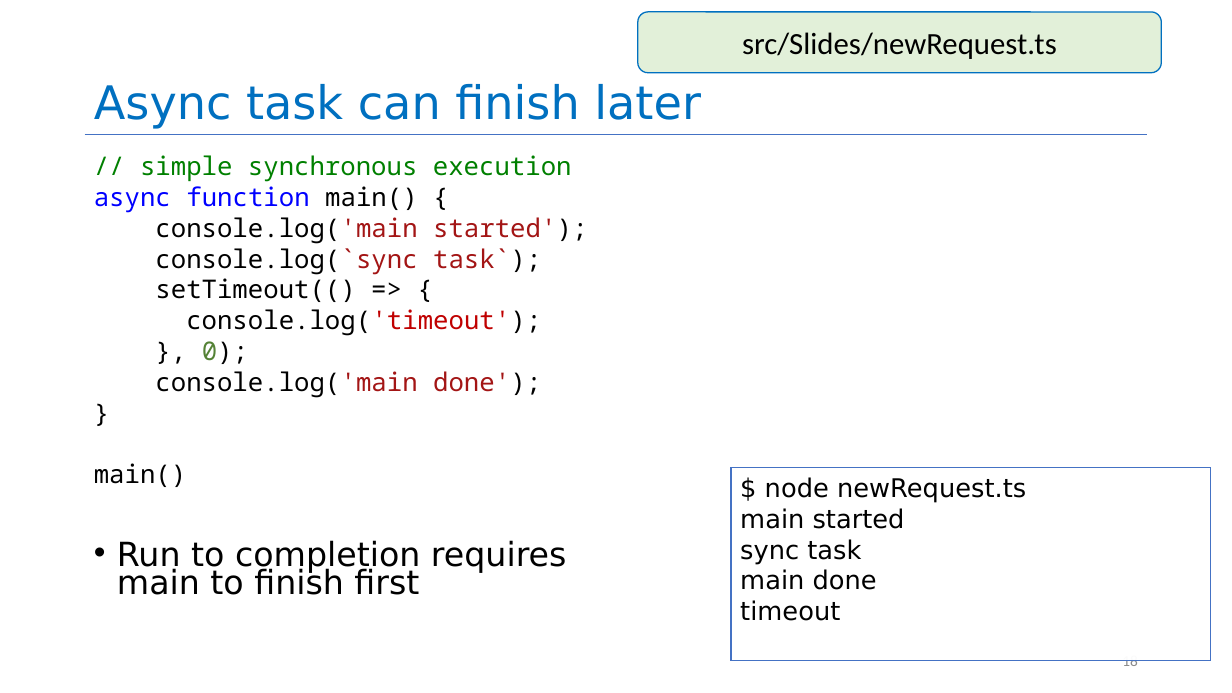
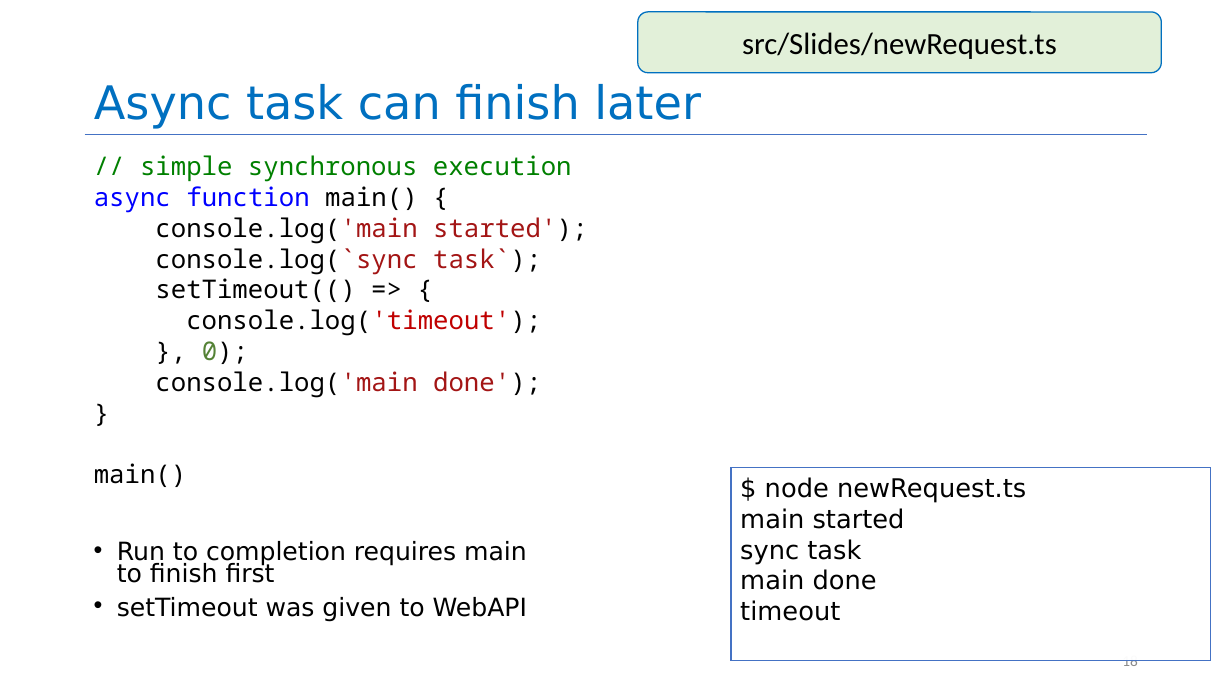
Before and after one commit to neu-se/CS4530-Summer-2026, a slide deck: slide 18 of Slides/Module 08 Concurrency Patterns in Typescript.pptx. Drawn at 1232x693 pixels with LibreOffice and Linux fonts; fonts in the diff are those of the drawing. Boxes give left, top, right and bottom in pixels: in the first picture for what was removed or moved away, otherwise in the second. Text is boxed around its words. In the diff, an @@ line names an element or a change of style, - is before the commit and + after.

Commit message:
updating examples code async

```diff
--- a/Slides/Module 08 Concurrency Patterns in Typescript.pptx
+++ b/Slides/Module 08 Concurrency Patterns in Typescript.pptx
@@ text at bbox=[117, 541, 527, 583]: size 25.9 to 19.6 pt in "Run to completion requires main to finish ..." @@
@@ text at bbox=[117, 597, 527, 622]: paragraph added @@
+• setTimeout was given to WebAPI
```
Also in this commit, not shown: 2 other slides changed, 2 other files.
